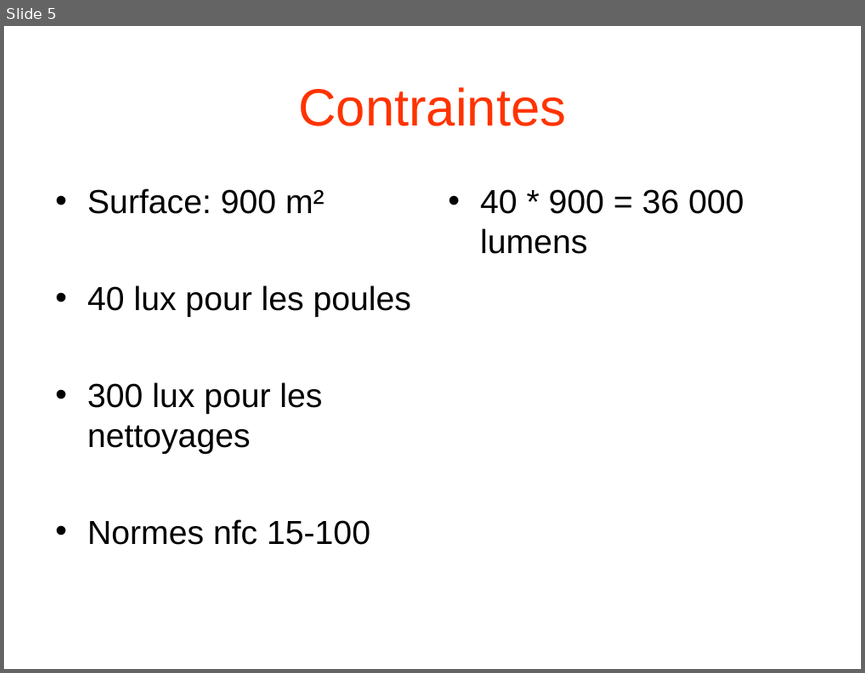
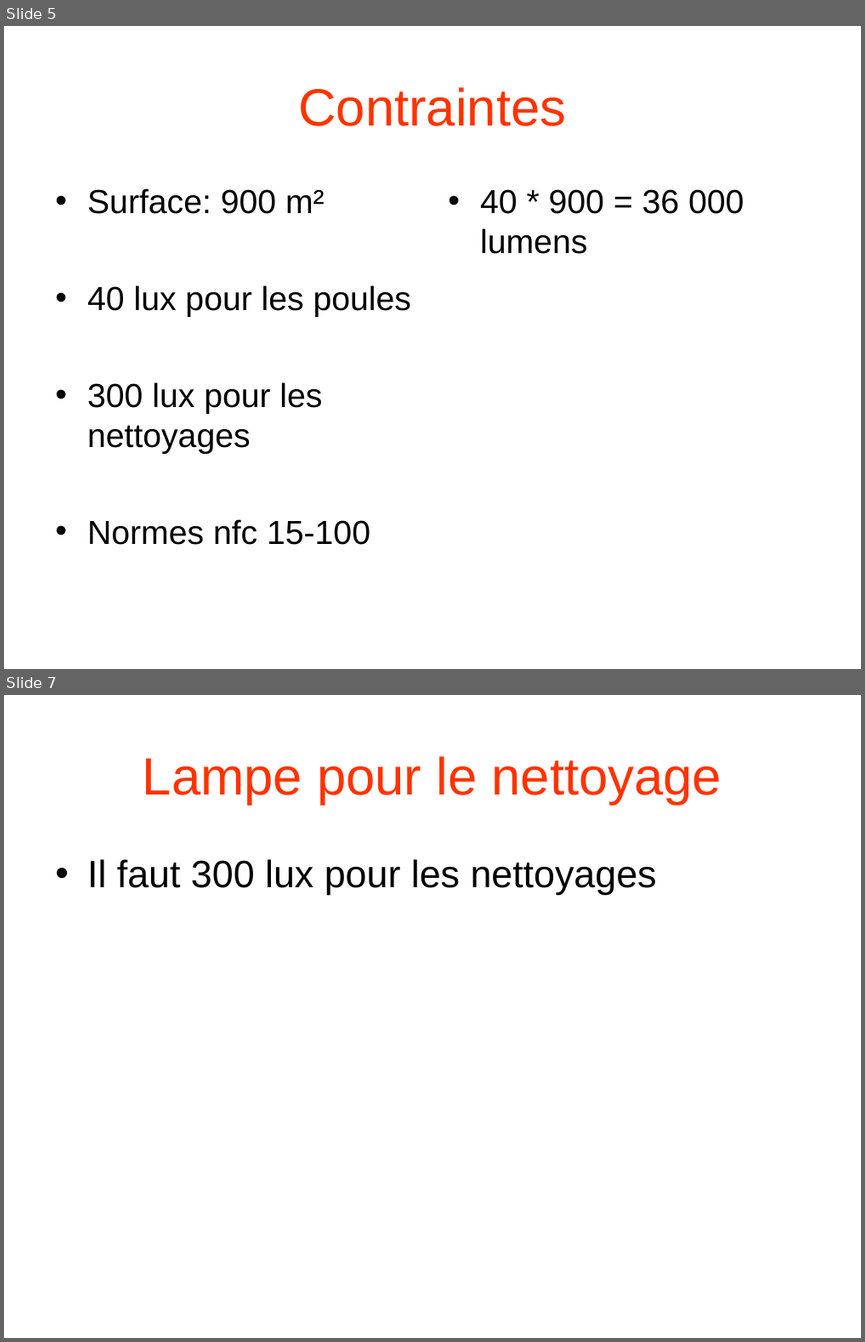
Before and after one commit to lesliesam96/Projet-STI2D, a slide deck: Alex/Poulailler.ppt. Shown one above the other, each under a label of ours: slide 5 before the commit, slides 5 and 7 after it; the slides between them are not shown. The pictures are 865x673 and 865x1342 pixels, drawn with LibreOffice and Linux fonts; fonts in the diff are those of the drawing. Boxes give left, top, right and bottom in pixels: in the first picture for what was removed or moved away, otherwise in the second. Text is boxed around its words. In the diff, an @@ line names an element or a change of style, - is before the commit and + after.

```diff
--- a/Alex/Poulailler.ppt
+++ b/Alex/Poulailler.ppt
@@ slide 7 added at (4,695,861,1338), background #FFFFFF @@
@@ title added at (143,756,721,805), 44 pt, text #FF3300 @@
+Lampe pour le nettoyage
@@ text added at (87,859,657,895), 32 pt, text #000000 @@
+• Il faut 300 lux pour les nettoyages
```
Also in this commit, not shown: 2 slides changed.
